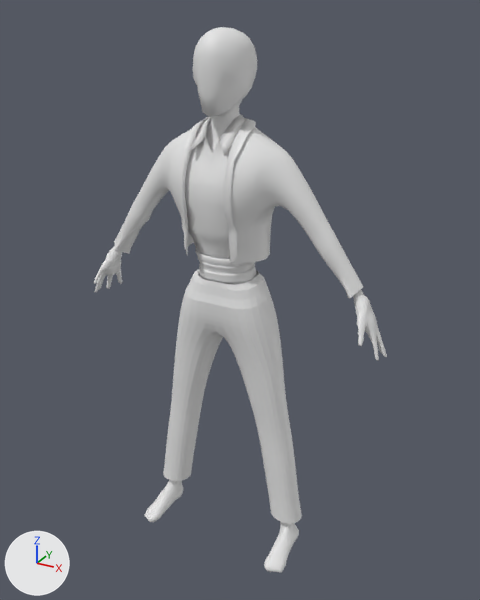
The FBX model Assets/Models/Characters/Eusapia male corpse RIGGED.fbx: old version first, new version second.
Both versions are drawn from a camera (50 mm lens) standing at (1.98, -3.44, 3.53) and looking at (0.07, 0.04, 1.8). The lights are fixed; the arrows at lower left show +X, +Y and +Z. Where no turn or scale is listed for an object, it has been applied to the vertices.

Objects in the first picture: 'Male Corpse', 'Male sash', 'Pants', 'jacket', 'shirt'.
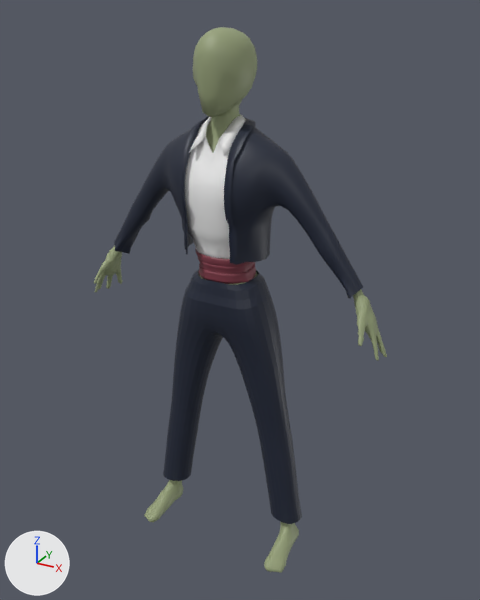
Pixel boxes (x1, y1, x2, y2) of what changed, in the pictures (480 x 600 px):
'Pants', recoloured (grey to black)
    both: (163, 269, 302, 524)
'jacket', recoloured (grey to black)
    both: (114, 117, 363, 298)
'Male Corpse', recoloured (grey to green)
    both: (94, 27, 387, 573)
'Male sash', recoloured (grey to brown)
    both: (195, 249, 256, 284)

Diff of the bpy script that builds the scene:
```diff
--- a/Assets/Models/Characters/Eusapia male corpse RIGGED.fbx.py
+++ b/Assets/Models/Characters/Eusapia male corpse RIGGED.fbx.py
@@ img_male_sash_png @@
+img_male_sash_png = load_image('Male sash.png', 'Male sash.png', 1024, 1024, 'sRGB')
@@ img_pants_png @@
+img_pants_png = load_image('pants.png', 'pants.png', 1024, 1024, 'sRGB')
@@ img_corpse_skin_png @@
+img_corpse_skin_png = load_image('corpse skin.png', 'corpse skin.png', 1024, 1024, 'sRGB')
@@ mat_male_sash @@
+mat_male_sash = principled_material('male sash')
+mat_male_sash.texture = img_male_sash_png
@@ mat_pants @@
+mat_pants = principled_material('pants')
+mat_pants.texture = img_pants_png
@@ mat_skin @@
+mat_skin = principled_material('skin')
+mat_skin.texture = img_corpse_skin_png
@@ me_cube_003 @@
 me_cube_003.from_pydata(...)  # 1493 vertices, 1424 faces; spans x -0.9..0.9, y -0.27..0.25, z 1.97..2.95
+me_cube_003.materials.append(mat_pants)  # picture img_pants_png
@@ me_cube_004 @@
 me_cube_004.from_pydata(...)  # 1447 vertices, 1408 faces; spans x -0.58..0.58, y -0.19..0.23, z 0.22..1.99
+me_cube_004.materials.append(mat_pants)  # picture img_pants_png
@@ me_cylinder @@
 me_cylinder.from_pydata(...)  # 2171 vertices, 1970 faces; spans x -0.198..0.198, y -0.172..0.178, z 1.98..2.143
+me_cylinder.materials.append(mat_male_sash)  # picture img_male_sash_png
@@ me_plane @@
 me_plane.from_pydata(...)  # 8178 vertices, 16348 faces; spans x -1.08..1.08, y -0.34..0.23, z -0.02..3.44
+me_plane.materials.append(mat_skin)  # picture img_corpse_skin_png
```
